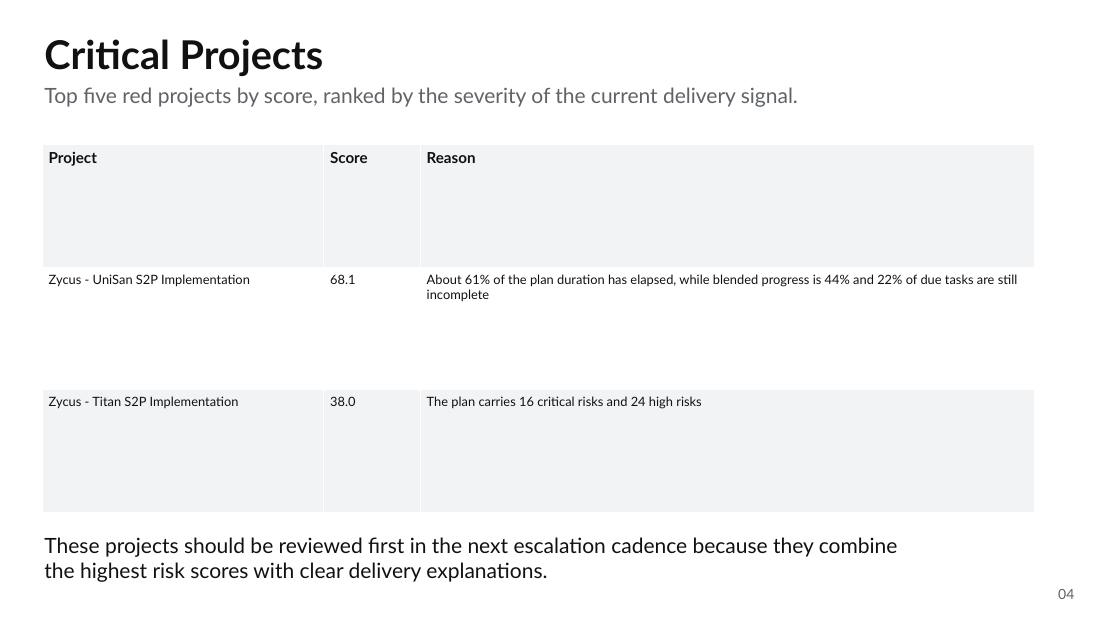
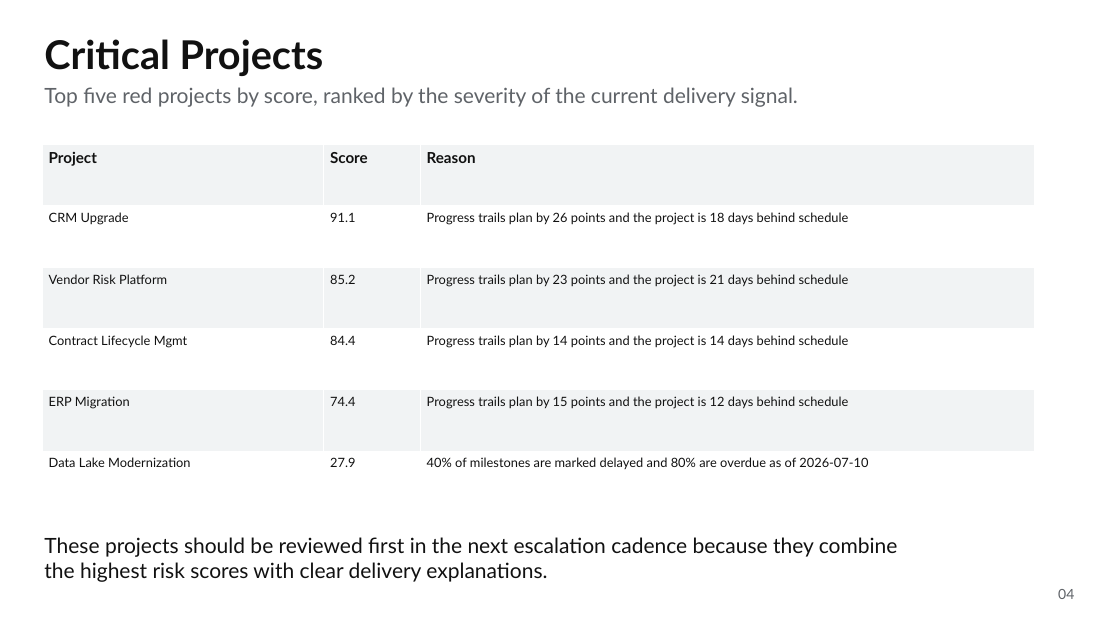
Before and after one commit to Rajibpanda01/Project-Health-Reporting-Agent, a slide deck: slide 4 of deliverables/monthly_executive_deck.pptx. Drawn at 1120x630 pixels with LibreOffice and Linux fonts; fonts in the diff are those of the drawing. Boxes give left, top, right and bottom in pixels: in the first picture for what was removed or moved away, otherwise in the second. Text is boxed around its words. In the diff, an @@ line names an element or a change of style, - is before the commit and + after.

```diff
--- a/deliverables/monthly_executive_deck.pptx
+++ b/deliverables/monthly_executive_deck.pptx
@@ table at box(42, 145, 1035, 513) @@
-row 2: Zycus - UniSan S2P Implementation | 68.1 | About 61% of the plan duration has elapsed, while blended progress is 44% and 22% of due tasks are still incomplete
-row 3: Zycus - Titan S2P Implementation | 38.0 | The plan carries 16 critical risks and 24 high risks
+row 2: CRM Upgrade | 91.1 | Progress trails plan by 26 points and the project is 18 days behind schedule
+row 3: Vendor Risk Platform | 85.2 | Progress trails plan by 23 points and the project is 21 days behind schedule
+row 4: Contract Lifecycle Mgmt | 84.4 | Progress trails plan by 14 points and the project is 14 days behind schedule
+row 5: ERP Migration | 74.4 | Progress trails plan by 15 points and the project is 12 days behind schedule
+row 6: Data Lake Modernization | 27.9 | 40% of milestones are marked delayed and 80% are overdue as of 2026-07-10
```
Also in this commit, not shown: 4 other slides changed.
